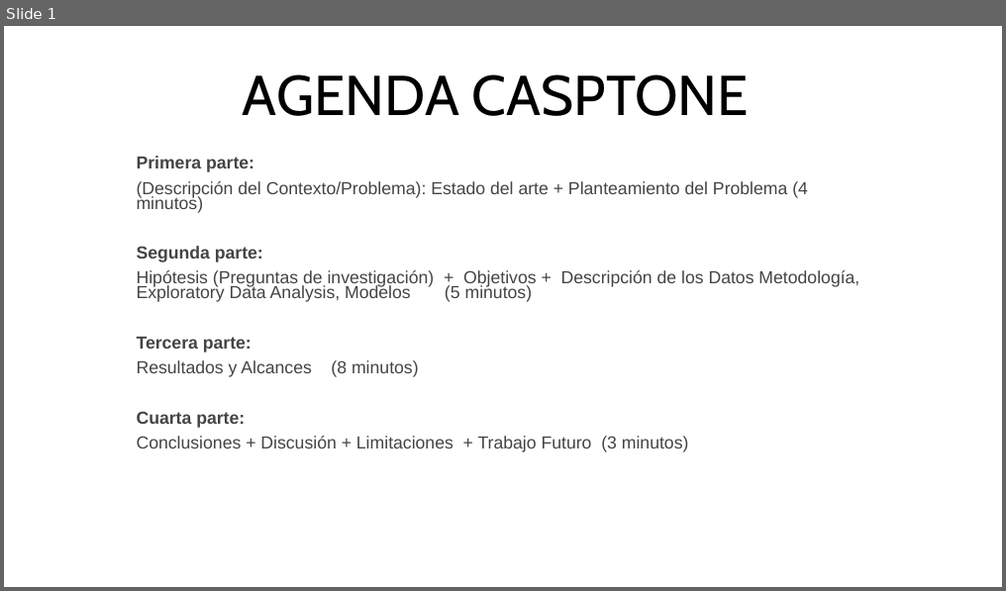
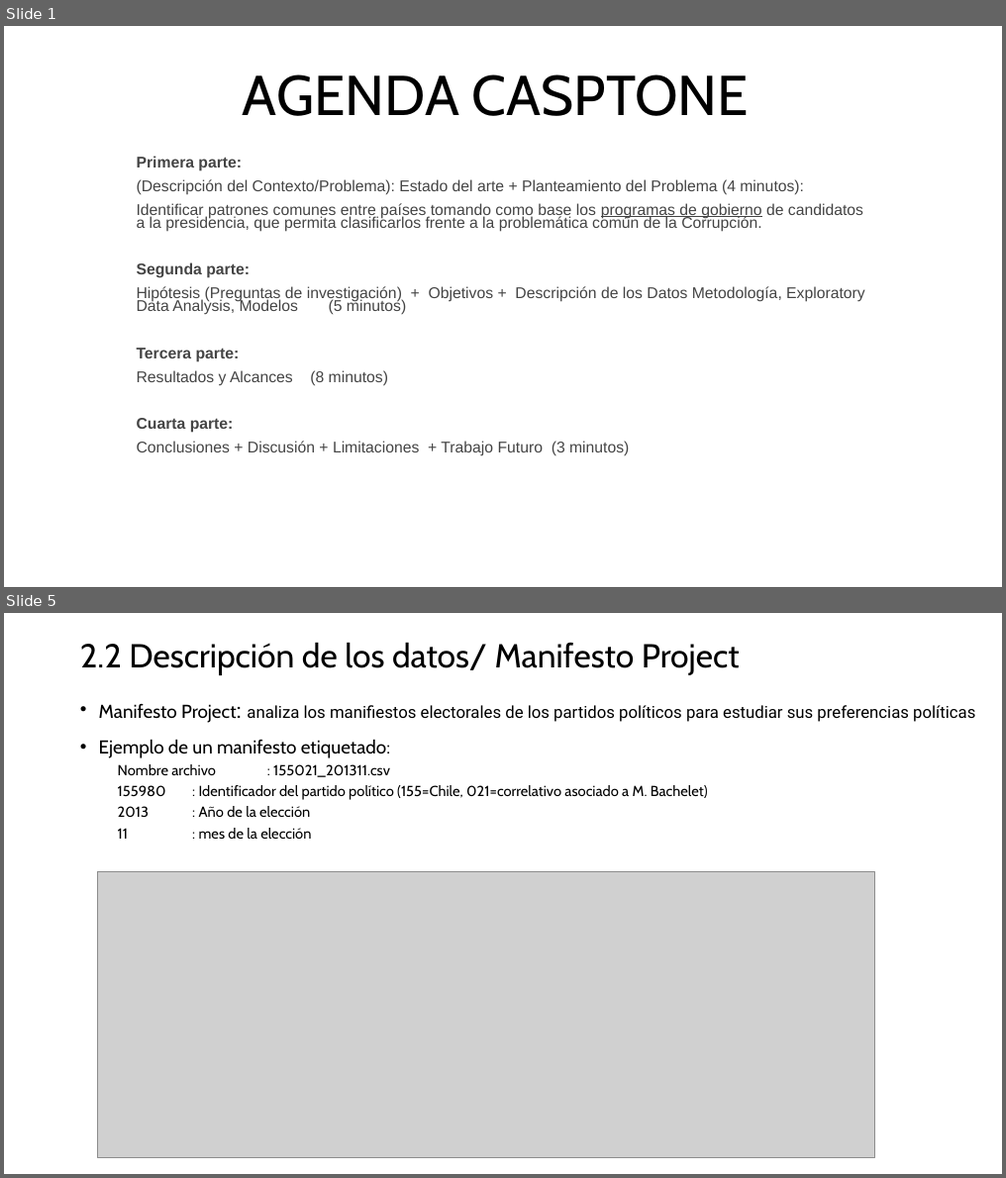
Before and after one commit to MatiasBunsterRaby/Capstone_git, a slide deck: Pres Capstone MBunster.pptx. Shown one above the other, each under a label of ours: slide 1 before the commit, slides 1 and 5 after it; the slides between them are not shown. The pictures are 1006x591 and 1006x1178 pixels, drawn with LibreOffice and Linux fonts; fonts in the diff are those of the drawing; grey boxes stand for pictures. Boxes give left, top, right and bottom in pixels: in the first picture for what was removed or moved away, otherwise in the second. Text is boxed around its words. In the diff, an @@ line names an element or a change of style, - is before the commit and + after.

Commit message:
Trabajo en la ppt final

```diff
--- a/Pres Capstone MBunster.pptx
+++ b/Pres Capstone MBunster.pptx
@@ slide 5 added at <box>4,613,1002,1174</box>, background #FFFFFF @@
@@ title added at <box>80,642,740,675</box>, 32 pt, text #000000 @@
+2.2 Descripción de los datos/ Manifesto Project
@@ text added at <box>99,704,975,723</box>, 16 pt, text #000000 @@
+• Manifesto Project: analiza los manifiestos electorales de los partidos políticos para estudiar sus preferencias políticas
@@ text added at <box>99,739,708,839</box>, 14 pt, text #000000 @@
+• Ejemplo de un manifesto etiquetado:
+  Nombre archivo : 155021_201311.csv
+  155980 : Identificador del partido político (155=Chile, 021=correlativo asociado a M. Bachelet)
+  2013 : Año de la elección
+  11 : mes de la elección
@@ picture added at <box>98,872,874,1158</box> @@
@@ slide 1 changed as well @@
@@ subtitle at <box>137,156,865,457</box>: size 16.8 to 15 pt in "Primera parte:", "Segunda parte:", "Hipótesis (Preguntas de investigación) + Objetivos + ...", "Tercera parte:" and 3 more places @@
@@ subtitle at <box>137,179,863,232</box>: text changed; size 16.8 to 15 pt @@
-(Descripción del Contexto/Problema): Estado del arte + Planteamiento del Problema (4 minutos)
+(Descripción del Contexto/Problema): Estado del arte + Planteamiento del Problema (4 minutos):
+Identificar patrones comunes entre países tomando como base los programas de gobierno de candidatos a la presidencia, que permita clasificarlos frente a la problemática común de la Corrupción.
```
Also in this commit, not shown: 6 other slides added, 6 other files.
